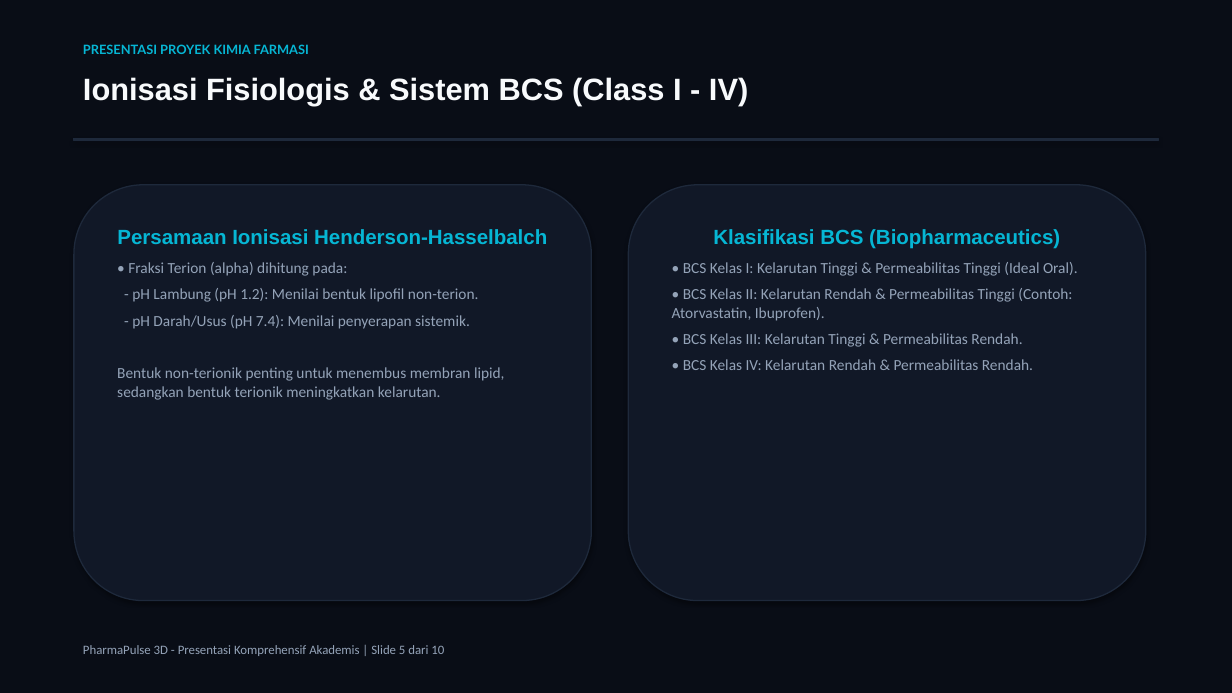
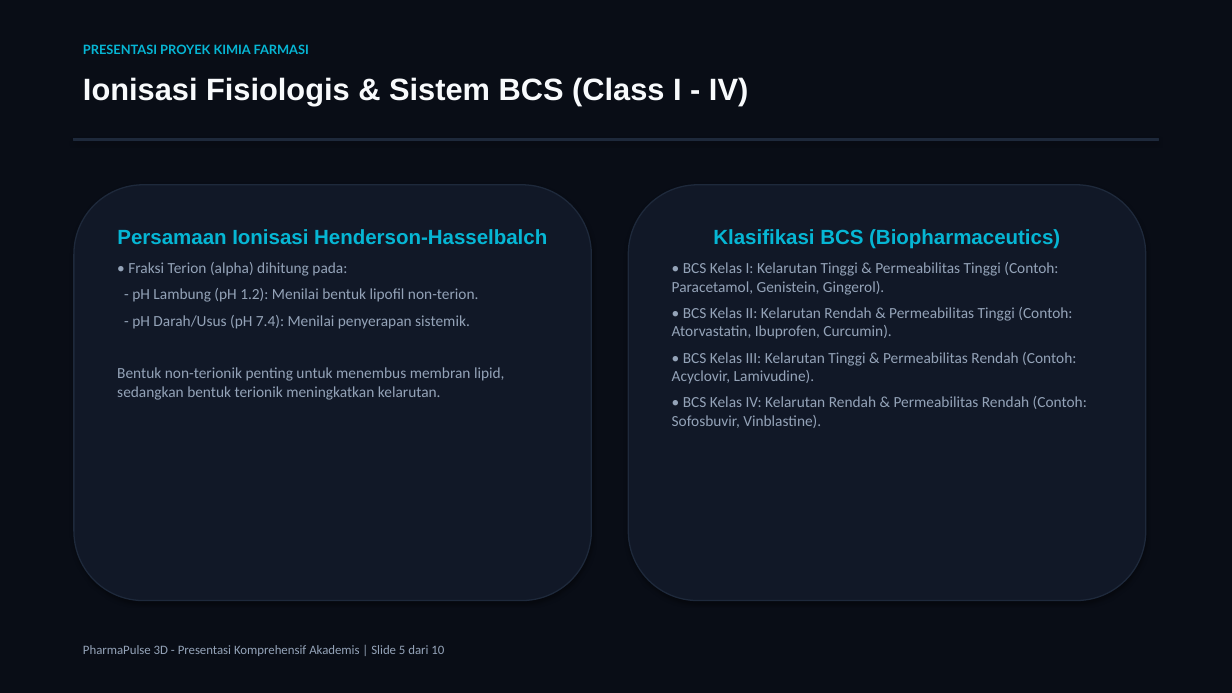
Before and after one commit to novarani1511/pharmapulse-3d, a slide deck: slide 5 of Presentasi_PharmaPulse_3D.pptx. Drawn at 1232x693 pixels with LibreOffice and Linux fonts; fonts in the diff are those of the drawing. Boxes give left, top, right and bottom in pixels: in the first picture for what was removed or moved away, otherwise in the second. Text is boxed around its words. In the diff, an @@ line names an element or a change of style, - is before the commit and + after.

```diff
--- a/Presentasi_PharmaPulse_3D.pptx
+++ b/Presentasi_PharmaPulse_3D.pptx
@@ text in rounded rectangle at bbox=[672, 262, 1087, 428]: text changed @@
-• BCS Kelas I: Kelarutan Tinggi & Permeabilitas Tinggi (Ideal Oral).
-• BCS Kelas II: Kelarutan Rendah & Permeabilitas Tinggi (Contoh: Atorvastatin, Ibuprofen).
-• BCS Kelas III: Kelarutan Tinggi & Permeabilitas Rendah.
-• BCS Kelas IV: Kelarutan Rendah & Permeabilitas Rendah.
+• BCS Kelas I: Kelarutan Tinggi & Permeabilitas Tinggi (Contoh: Paracetamol, Genistein, Gingerol).
+• BCS Kelas II: Kelarutan Rendah & Permeabilitas Tinggi (Contoh: Atorvastatin, Ibuprofen, Curcumin).
+• BCS Kelas III: Kelarutan Tinggi & Permeabilitas Rendah (Contoh: Acyclovir, Lamivudine).
+• BCS Kelas IV: Kelarutan Rendah & Permeabilitas Rendah (Contoh: Sofosbuvir, Vinblastine).
```
Also in this commit, not shown: 8 other slides changed, 2 other files.
